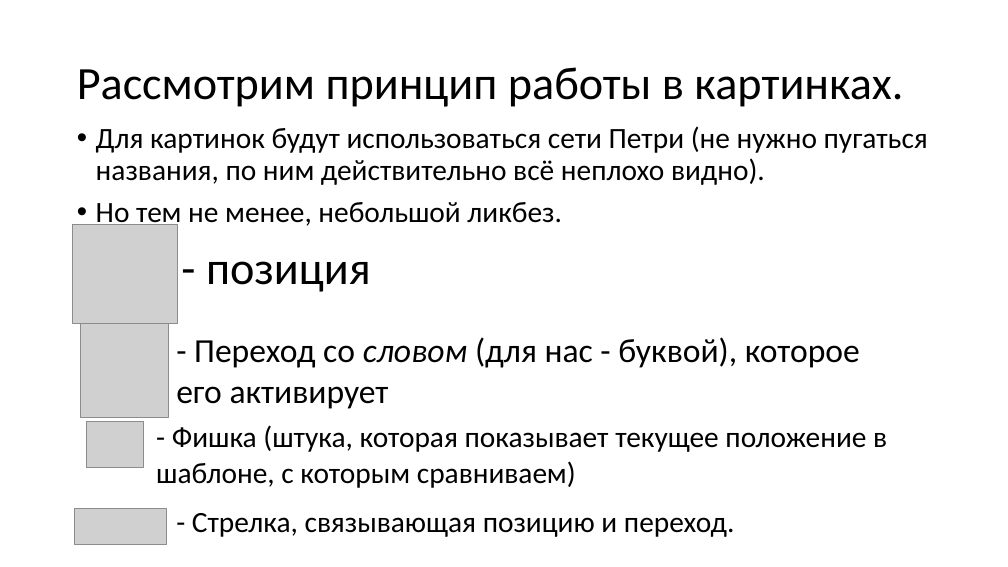
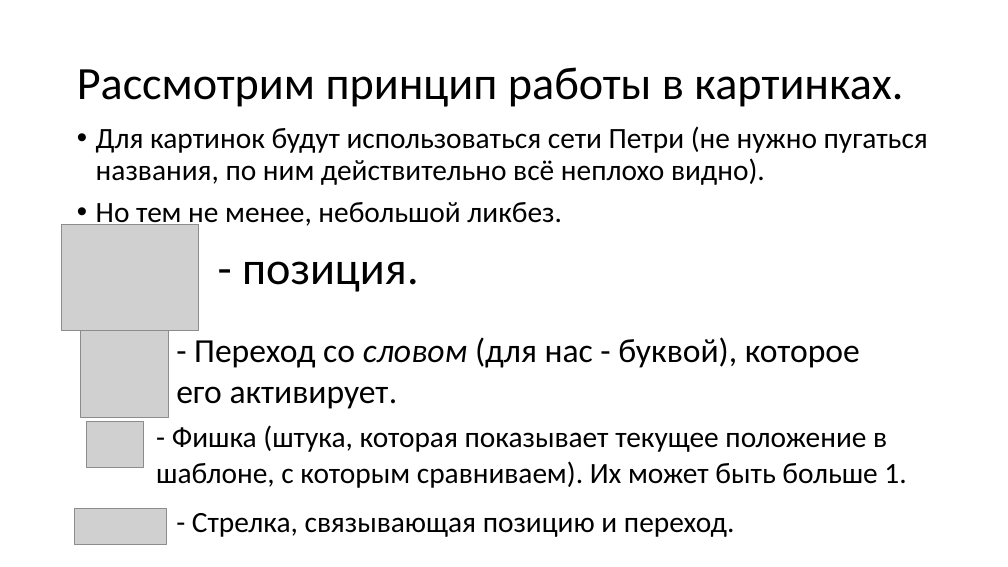
Before and after one commit to meTur4ik/re-demo, a slide deck: slide 5 of docs/re.pptx. Drawn at 1008x567 pixels with LibreOffice and Linux fonts; fonts in the diff are those of the drawing; grey boxes stand for pictures. Boxes give left, top, right and bottom in pixels: in the first picture for what was removed or moved away, otherwise in the second. Text is boxed around its words. In the diff, an @@ line names an element or a change of style, - is before the commit and + after.

```diff
--- a/docs/re.pptx
+++ b/docs/re.pptx
@@ picture: place and size @@
-picture at (73, 225, 178, 323)
+picture at (61, 224, 199, 330)
@@ text at (242, 261, 419, 292): text changed @@
-- позиция
+- позиция.
@@ text at (176, 337, 860, 409): text changed @@
-- Переход со словом (для нас - буквой), которое его активирует
+- Переход со словом (для нас - буквой), которое его активирует.
@@ text at (156, 425, 906, 488): text changed @@
-- Фишка (штука, которая показывает текущее положение в шаблоне, с которым сравниваем)
+- Фишка (штука, которая показывает текущее положение в шаблоне, с которым сравниваем). Их может быть больше 1.
```
Also in this commit, not shown: 15 other slides changed, 4 slides added, 1 slide removed.
